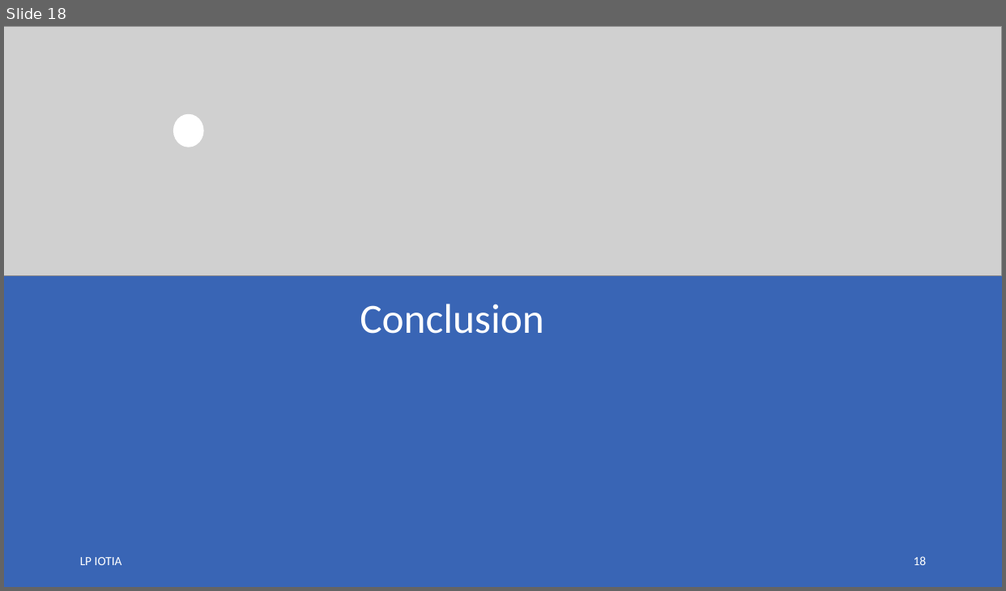
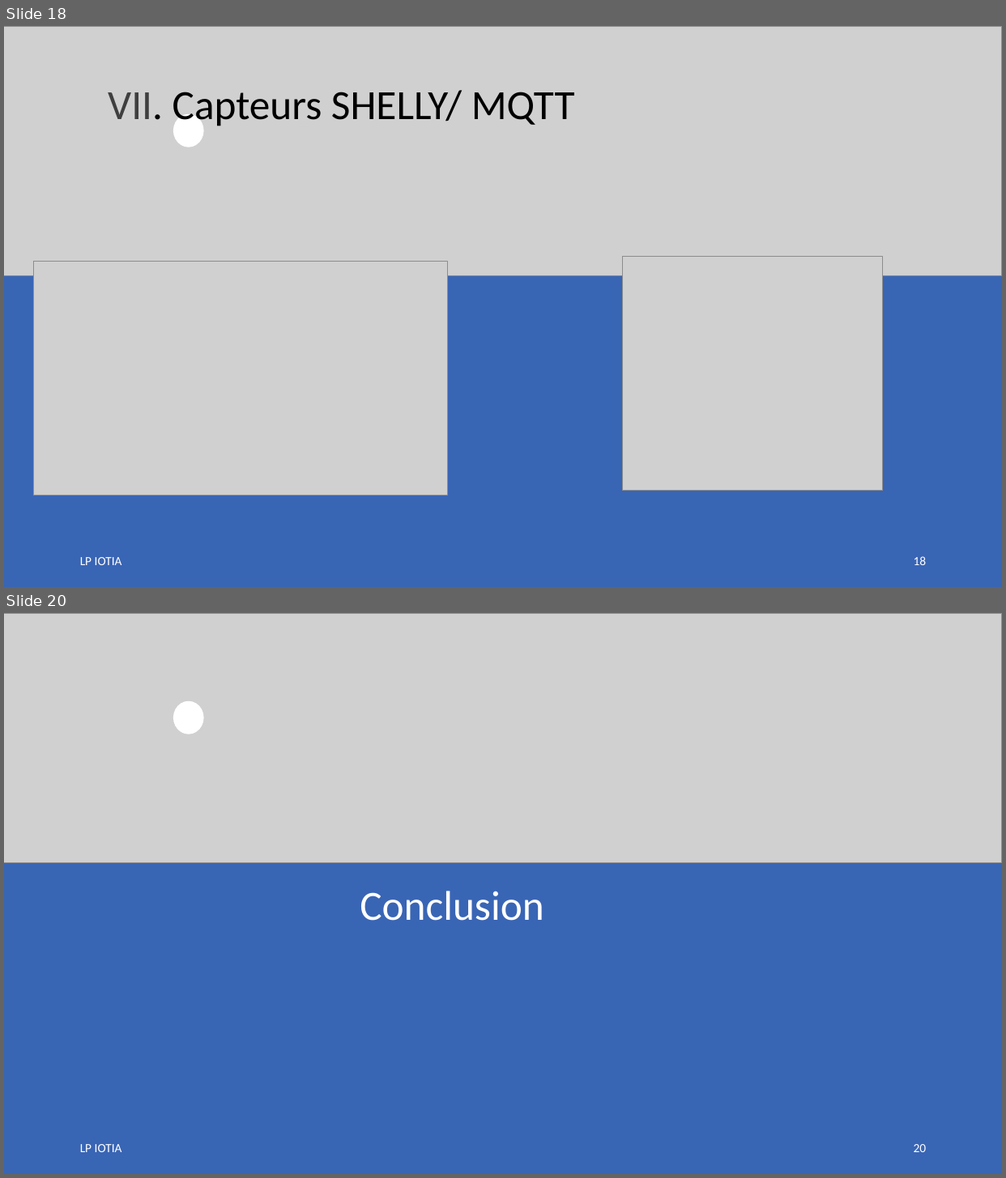
Before and after one commit to LENSAlex/ProjetIotia, a slide deck: Diapo_commun/PresentationCommune.pptx. Shown one above the other, each under a label of ours: slide 18 before the commit, slides 18 and 20 after it; the slides between them are not shown. The pictures are 1006x591 and 1006x1178 pixels, drawn with LibreOffice and Linux fonts; fonts in the diff are those of the drawing; grey boxes stand for pictures. Boxes give left, top, right and bottom in pixels: in the first picture for what was removed or moved away, otherwise in the second. Text is boxed around its words. In the diff, an @@ line names an element or a change of style, - is before the commit and + after.

```diff
--- a/Diapo_commun/PresentationCommune.pptx
+++ b/Diapo_commun/PresentationCommune.pptx
@@ slide 18 added at (4, 26, 1002, 587), background #FFFFFF @@
@@ picture added at (4, 26, 1002, 275) @@
@@ text added at (108, 90, 575, 130), 40 pt, text #000000 @@
+VII. Capteurs SHELLY/ MQTT
@@ ellipse added at (173, 114, 204, 148), fill #FFFFFF @@
@@ rectangle added at (4, 138, 1002, 587), fill #3965B5 @@
@@ picture added at (33, 261, 447, 495) @@
@@ picture added at (622, 257, 883, 490) @@
@@ text added at (80, 557, 122, 565), 12 pt, text #FFFFFF @@
+LP IOTIA
@@ page number added at (914, 557, 927, 565), 12 pt, text #FFFFFF @@
+18
@@ what was slide 18 is now slide 20 @@
@@ page number at (914, 1144, 927, 1152): text changed @@
-18
+20
```
Also in this commit, not shown: 1 other slide added.
